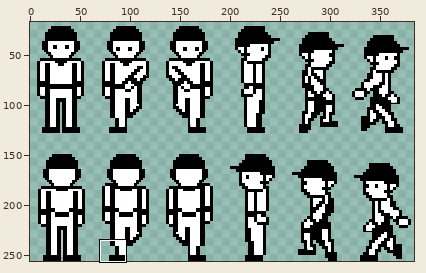
One commit to this sprite sheet: Sprites/Player/chara_sprite_-_Copy-removebg-preview.png. Above: a wide view before the commit, with the close-up outlined.
Close-up. Old version:
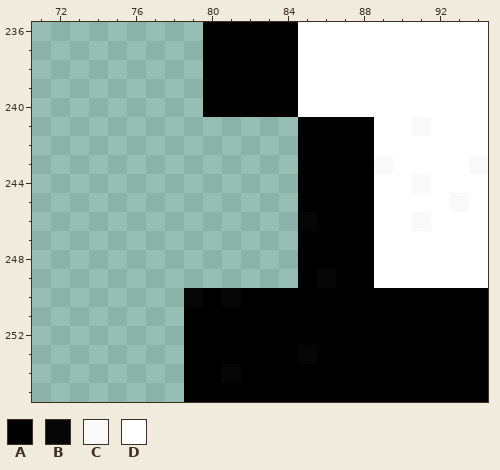
The file is 384x256 pixels. Pixels under 10% opacity are left out. Colours within 5 levels of each other are drawn and written as one. Shown: x 71..94, y 236..255. The wide view leaves out empty margins. The commit also changed other parts of the picture, which this record leaves out.
Palette (. is transparent): A #000000  B #060606  C #f9f9f9  D #ffffff
Pixels before, first column x 79:
236 .AAAAADDDDDDDDDD
237 .AAAAADDDDDDDDDD
238 .AAAAADDDDDDDDDD
239 .AAAAADDDDDDDDDD
240 .AAAAADDDDDDDDDD
241 ......AAAADDCDDD
242 ......AAAADDDDDD
243 ......AAAACDDDDC
244 ......AAAADDCDDD
245 ......AAAADDDDCD
246 ......BAAADDCDDD
247 ......AAAADDDDDD
248 ......AAAADDDDDD
249 ......ABAADDDDDD
250 BABAAAAAAAAAAAAA
251 AAAAAAAAAAAAAAAA
252 AAAAAAAAAAAAAAAA
253 AAAAAABAAAAAAAAA
254 AABAAAAAAAAAAAAA
255 AAAAAAAAAAAAAAAA
New version:
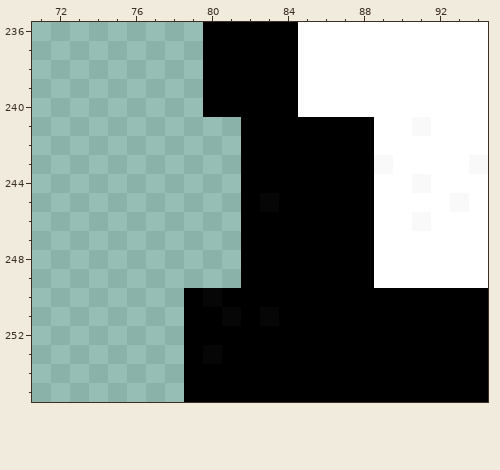
What changed:
Changed rows in their new state; - is an unchanged pixel.
first column x 79:
241 ---AAA--
242 ---AAA--
243 ---AAA--
244 ---AAA--
245 ---ABA--
246 ---AAAA-
247 ---AAA--
248 ---AAA--
249 ---AAA-A
250 ABA-----
251 --B-B---
253 -B----A-
254 --A-----
Boxes around the changes in both close-ups, in picture pixels (x1, y1, x2, y2):
changed: (184, 117, 336, 383)
